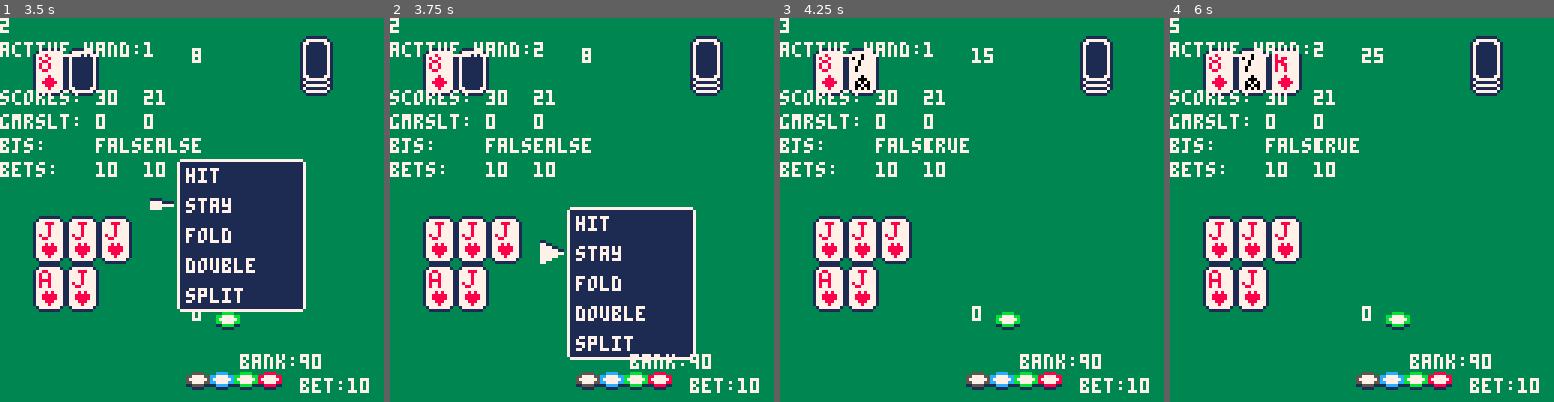
Above: before the commit, frames 1-4 (left to right).
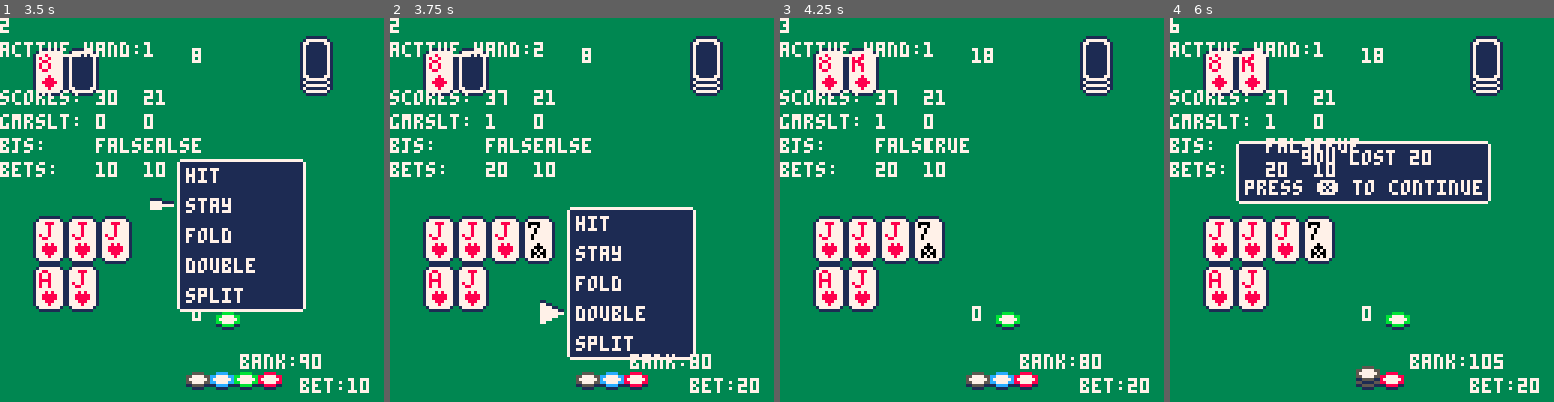
Above: after the commit, the same moments.

Repository: UA-koval/blackjack-pico-8
Game: PICO-8 cartridge blackjack.p8
Same seed, same stepped clock (60 frames per second), same inputs: the game is played once before the commit and once after it.
Inputs:
- Up to frame 1 (3.5 s): tap O (Z key) at 0.33, 1.07, 2.22 s; tap Down at 0.7 s; hold Up 1.97-2.63 s; hold Right 2.68-3.02 s; hold Down from 3.07 s (still down)
- Up to frame 2 (3.75 s): tap O (Z key) at 3.72 s; release Down at 3.73 s
- Up to frame 3 (4.25 s): hold Left 3.78-4.12 s; hold Up from 4.17 s (still down)
- Up to frame 4 (6 s): release Up at 4.5 s; hold Left 4.55-5.05 s; hold Right 5.1-5.93 s; tap O (Z key) at 5.22 s; hold Up from 5.98 s (still down)

Frame 1 is identical in both runs. In frame 2, 1.7% of the frame differs, in the area x 25-93%, y 19-97%; in frame 3, 1.8%; in frame 4, 14%, in the area x 0-93%, y 0-97%.

Commit message:
Progress

Diff:
--- a/blackjack.p8
+++ b/blackjack.p8
@@ -10,18 +10,12 @@
 --
 --
 -- known bugs:
+-- -double doubles bet
+--  for second hand, if present
+
 --
 -- - split is still
 --   not implemented
---
---
--- # bjs are broken
---
--- - bj on first hands still
---   gives player actions menu
---
--- - write "blackjack!" on
---   result screen
 --
 --
 -- refactor stages to table
@@ -97,16 +92,10 @@
 
 function hit(h)
 	add(h,generate_card())
-	a = count_score(h)
-	if a < 21 then return 0
-	elseif a > 21 then
-		if h!=dealer then
-		 game_results[active_hand]=1
-		 next_hand()
-		else
-		 next_hand()
-		end
-	else return 2 end
+	if count_score(hands[active_hand]) >21 then
+  game_results[active_hand]=1
+	elseif count_score(hands[active_hand]) == 21 then
+ end
 end
 
 -- score counting functions
@@ -464,8 +453,8 @@
 end
 
 if (bank<bets[1]) item_lim=2
-if #hands[active_hand]>2 then
- item_lim=1 end
+--if #hands[active_hand]>2 then
+-- item_lim=1 end
 
 if btnp(3) and item<item_lim then
 	item+=1 end
@@ -473,9 +462,8 @@
 	item-=1 end
 if btnp(4) then
  if item == 0 then -- hit
-  if hit(hands[active_hand])==2 then -- 21 score
-			next_hand()
-  end
+  hit(hands[active_hand])
+ 	next_hand()
  elseif item == 1 then -- stand
  	next_hand()
  elseif item == 2 then -- fold
@@ -487,7 +475,7 @@
   hit(hands[active_hand])
   bank-=bets[active_hand]
   bets[active_hand]*=2
-  next_hand()
+ 	next_hand()
  end
 
 end -- menu selector
